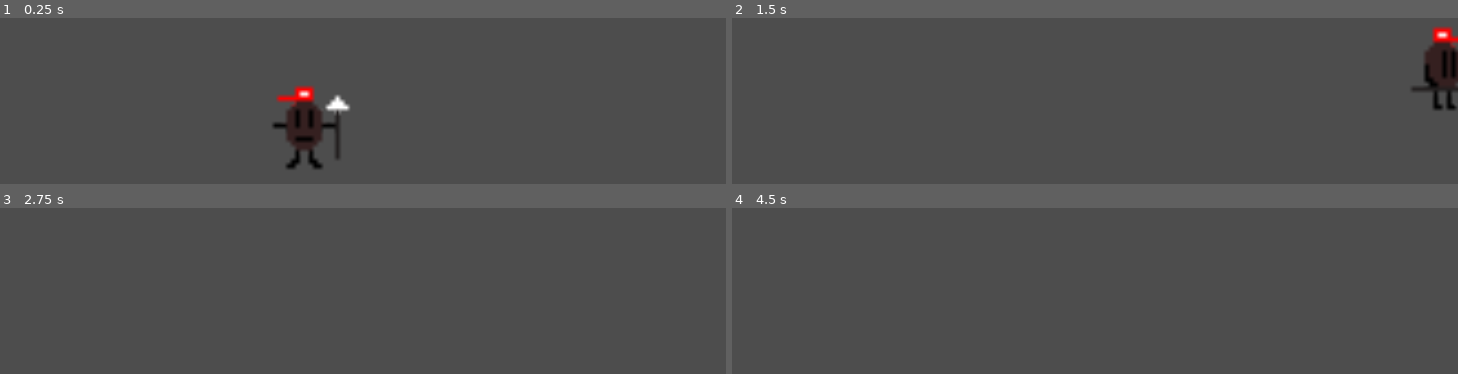
Above: before the commit, frames 1-4 (two rows, left to right).
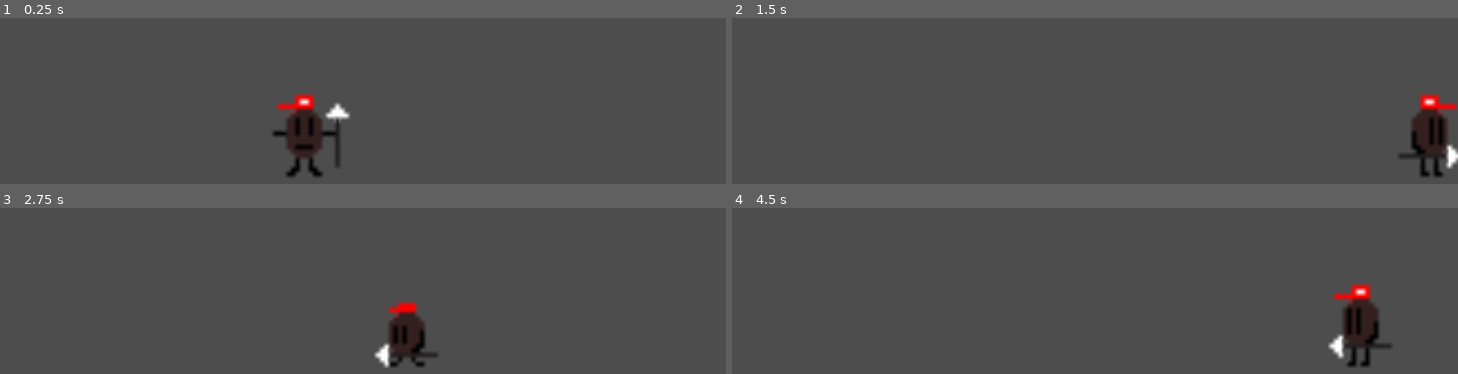
Above: after the commit, the same moments.

Repository: SonuTheNecro/GodotLearningEnvironment
Game: Godot game, scene res://level.tscn
Two runs of this game, one before a commit and one after it. Both use one fixed random seed, a clock stepped at 60 frames per second and the inputs below.
Inputs:
- Up to frame 1 (0.25 s): no input
- Up to frame 2 (1.5 s): tap Enter at 0.5 s; hold S (duck) 0.53-1.28 s; hold D (move_right) from 0.53 s (still down); tap W (jump) at 0.77 s; tap S (duck) at 1.35 s
- Up to frame 3 (2.75 s): tap W (jump) at 1.52 s; release D (move_right) at 2.03 s; hold A (move_left) from 2.03 s (still down); hold S (duck) from 2.03 s (still down)
- Up to frame 4 (4.5 s): release A (move_left) at 2.78 s; release S (duck) at 2.78 s; hold D (move_right) 2.78-4.28 s; tap S (duck) at 2.85, 4.35 s; tap W (jump) at 3.02, 3.77 s; hold S (duck) 3.53-4.28 s; hold A (move_left) from 4.28 s (still down)

The runs differ from the first frame. In frame 1, 2.1% of the frame differs, in the area x 37-49%, y 40-96%; in frame 2, 3.8%, in the area x 91-100%, y 5-96%; in frame 3, 1.8%; in frame 4, 2.2%.

Commit message:
bugfix: fixed jumping

Diff:
--- a/level.tscn
+++ b/level.tscn
@@ -21,4 +21,8 @@
 position = Vector2(9, 327.75)
 shape = SubResource("RectangleShape2D_jr3rt")
 
+[node name="right_wall" type="CollisionShape2D" parent="StaticBody2D"]
+position = Vector2(884, 330)
+shape = SubResource("RectangleShape2D_jr3rt")
+
 [node name="player" parent="." instance=ExtResource("1_vet0b")]
--- a/player.gd
+++ b/player.gd
@@ -3,14 +3,16 @@
 const jump_power: int = -2000
 const acc : int = 50
 const friction : int = 70 # > than acc
-const gravity : int = 140
+const gravity : int = 200
 const max_jumps : int = 2
 var current_jumps : int = 0
 
 func _physics_process(delta):
 	var input_dir : Vector2 = input()
 	if not is_on_floor():
-		velocity.y = gravity * delta
+		velocity.y = gravity
+	else:
+		velocity.y = 0
 	if input_dir != Vector2.ZERO:
 		velocity = velocity.move_toward(speed * input_dir, acc) #Accerlate
 		play_animation()
@@ -22,7 +24,7 @@
 
 func input() -> Vector2:
 	var input_dir = Vector2.ZERO
-	input_dir.x = Input.get_axis("move_left", "move_right")
+	input_dir.x = Input.get_axis("move_left", "move_right") # Left = -1, Right = +1
 	return input_dir
 func play_animation():
 	if Input.is_action_pressed("jump"):
